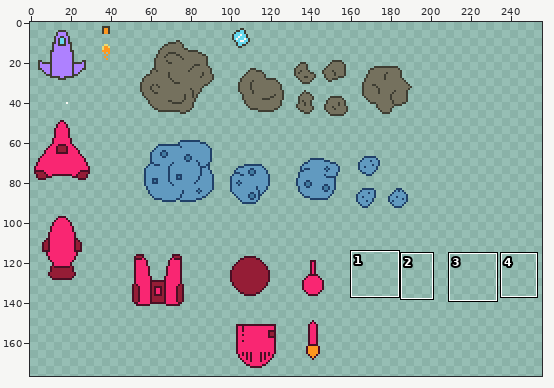
Pixel-art file, stored at src/LudumDare54/Assets/Content/Sprites/Items.aseprite. Above, an overview of the earlier version with the close-up marked.
Close-up. Before:
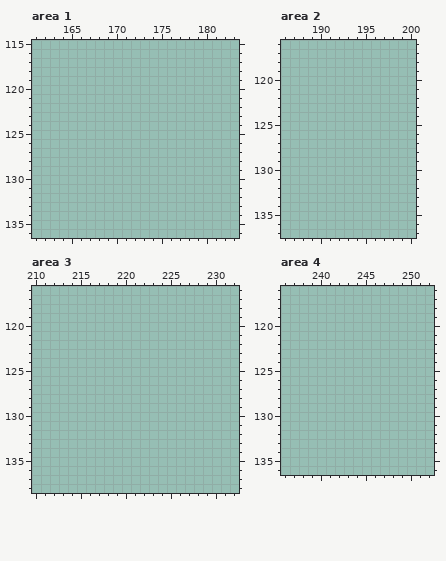
1024x1024 pixels, 1 frame. Shown: area 1: x 161..183, y 115..136; area 2: x 186..200, y 116..137; area 3: x 210..232, y 116..138; area 4: x 236..252, y 116..136. The wide view leaves out empty margins. The commit also changed other parts of the picture, which this record leaves out.
The same view after the edit:
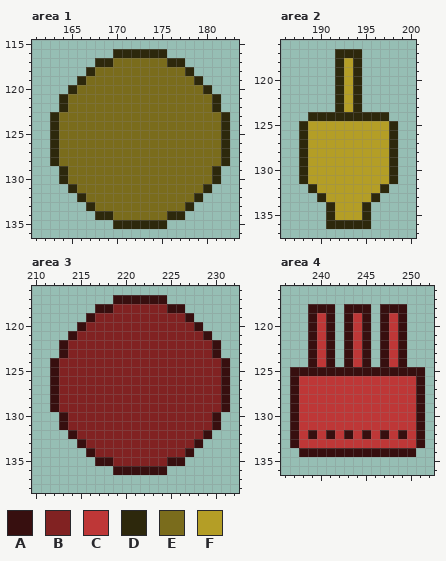
Palette (. is transparent): A #370f0f  B #812222  C #be3737  D #2d280c  E #7a6c1c  F #b49e26
The edit:
--- area 1
@@ x 161..183 @@
 115 .......................
-116 .......................
-117 .......................
-118 .......................
-119 .......................
-120 .......................
-121 .......................
-122 .......................
-123 .......................
-124 .......................
-125 .......................
-126 .......................
-127 .......................
-128 .......................
-129 .......................
-130 .......................
-131 .......................
-132 .......................
-133 .......................
-134 .......................
-135 .......................
+116 .........DDDDDD........
+117 .......DDEEEEEEDD......
+118 ......DEEEEEEEEEED.....
+119 .....DEEEEEEEEEEEED....
+120 ....DEEEEEEEEEEEEEED...
+121 ...DEEEEEEEEEEEEEEEED..
+122 ...DEEEEEEEEEEEEEEEED..
+123 ..DEEEEEEEEEEEEEEEEEED.
+124 ..DEEEEEEEEEEEEEEEEEED.
+125 ..DEEEEEEEEEEEEEEEEEED.
+126 ..DEEEEEEEEEEEEEEEEEED.
+127 ..DEEEEEEEEEEEEEEEEEED.
+128 ..DEEEEEEEEEEEEEEEEEED.
+129 ...DEEEEEEEEEEEEEEEED..
+130 ...DEEEEEEEEEEEEEEEED..
+131 ....DEEEEEEEEEEEEEED...
+132 .....DEEEEEEEEEEEED....
+133 ......DEEEEEEEEEED.....
+134 .......DDEEEEEEDD......
+135 .........DDDDDD........
 136 .......................
--- area 2
@@ x 186..200 @@
 116 ...............
-117 ...............
-118 ...............
-119 ...............
-120 ...............
-121 ...............
-122 ...............
-123 ...............
-124 ...............
-125 ...............
-126 ...............
-127 ...............
-128 ...............
-129 ...............
-130 ...............
-131 ...............
-132 ...............
-133 ...............
-134 ...............
-135 ...............
-136 ...............
+117 ......DDD......
+118 ......DFD......
+119 ......DFD......
+120 ......DFD......
+121 ......DFD......
+122 ......DFD......
+123 ......DFD......
+124 ...DDDDDDDDD...
+125 ..DFFFFFFFFFD..
+126 ..DFFFFFFFFFD..
+127 ..DFFFFFFFFFD..
+128 ..DFFFFFFFFFD..
+129 ..DFFFFFFFFFD..
+130 ..DFFFFFFFFFD..
+131 ..DFFFFFFFFFD..
+132 ...DFFFFFFFD...
+133 ....DFFFFFD....
+134 .....DFFFD.....
+135 .....DFFFD.....
+136 .....DDDDD.....
 137 ...............
--- area 3
@@ x 210..232 @@
 116 .......................
-117 .......................
-118 .......................
-119 .......................
-120 .......................
-121 .......................
-122 .......................
-123 .......................
-124 .......................
-125 .......................
-126 .......................
-127 .......................
-128 .......................
-129 .......................
-130 .......................
-131 .......................
-132 .......................
-133 .......................
-134 .......................
-135 .......................
-136 .......................
+117 .........AAAAAA........
+118 .......AABBBBBBAA......
+119 ......ABBBBBBBBBBA.....
+120 .....ABBBBBBBBBBBBA....
+121 ....ABBBBBBBBBBBBBBA...
+122 ...ABBBBBBBBBBBBBBBBA..
+123 ...ABBBBBBBBBBBBBBBBA..
+124 ..ABBBBBBBBBBBBBBBBBBA.
+125 ..ABBBBBBBBBBBBBBBBBBA.
+126 ..ABBBBBBBBBBBBBBBBBBA.
+127 ..ABBBBBBBBBBBBBBBBBBA.
+128 ..ABBBBBBBBBBBBBBBBBBA.
+129 ..ABBBBBBBBBBBBBBBBBBA.
+130 ...ABBBBBBBBBBBBBBBBA..
+131 ...ABBBBBBBBBBBBBBBBA..
+132 ....ABBBBBBBBBBBBBBA...
+133 .....ABBBBBBBBBBBBA....
+134 ......ABBBBBBBBBBA.....
+135 .......AABBBBBBAA......
+136 .........AAAAAA........
 137 .......................
--- area 4
@@ x 236..252 @@
 117 .................
-118 .................
-119 .................
-120 .................
-121 .................
-122 .................
-123 .................
-124 .................
-125 .................
-126 .................
-127 .................
-128 .................
-129 .................
-130 .................
-131 .................
-132 .................
-133 .................
-134 .................
+118 ...AAA.AAA.AAA...
+119 ...ACA.ACA.ACA...
+120 ...ACA.ACA.ACA...
+121 ...ACA.ACA.ACA...
+122 ...ACA.ACA.ACA...
+123 ...ACA.ACA.ACA...
+124 ...ACA.ACA.ACA...
+125 .AAAAAAAAAAAAAAA.
+126 .ACCCCCCCCCCCCCA.
+127 .ACCCCCCCCCCCCCA.
+128 .ACCCCCCCCCCCCCA.
+129 .ACCCCCCCCCCCCCA.
+130 .ACCCCCCCCCCCCCA.
+131 .ACCCCCCCCCCCCCA.
+132 .ACACACACACACACA.
+133 .ACCCCCCCCCCCCCA.
+134 ..AAAAAAAAAAAAA..
 135 .................
Changed places in both close-ups, as pixel boxes (x1, y1, x2, y2):
added: (50, 49, 230, 229)
added: (299, 49, 398, 229)
added: (50, 295, 230, 475)
added: (290, 304, 425, 457)
